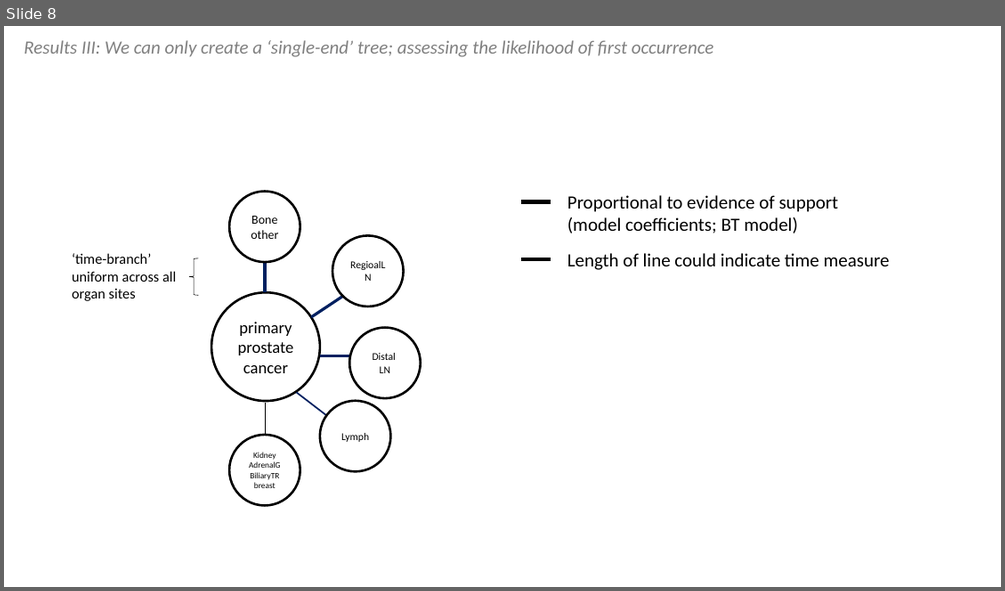
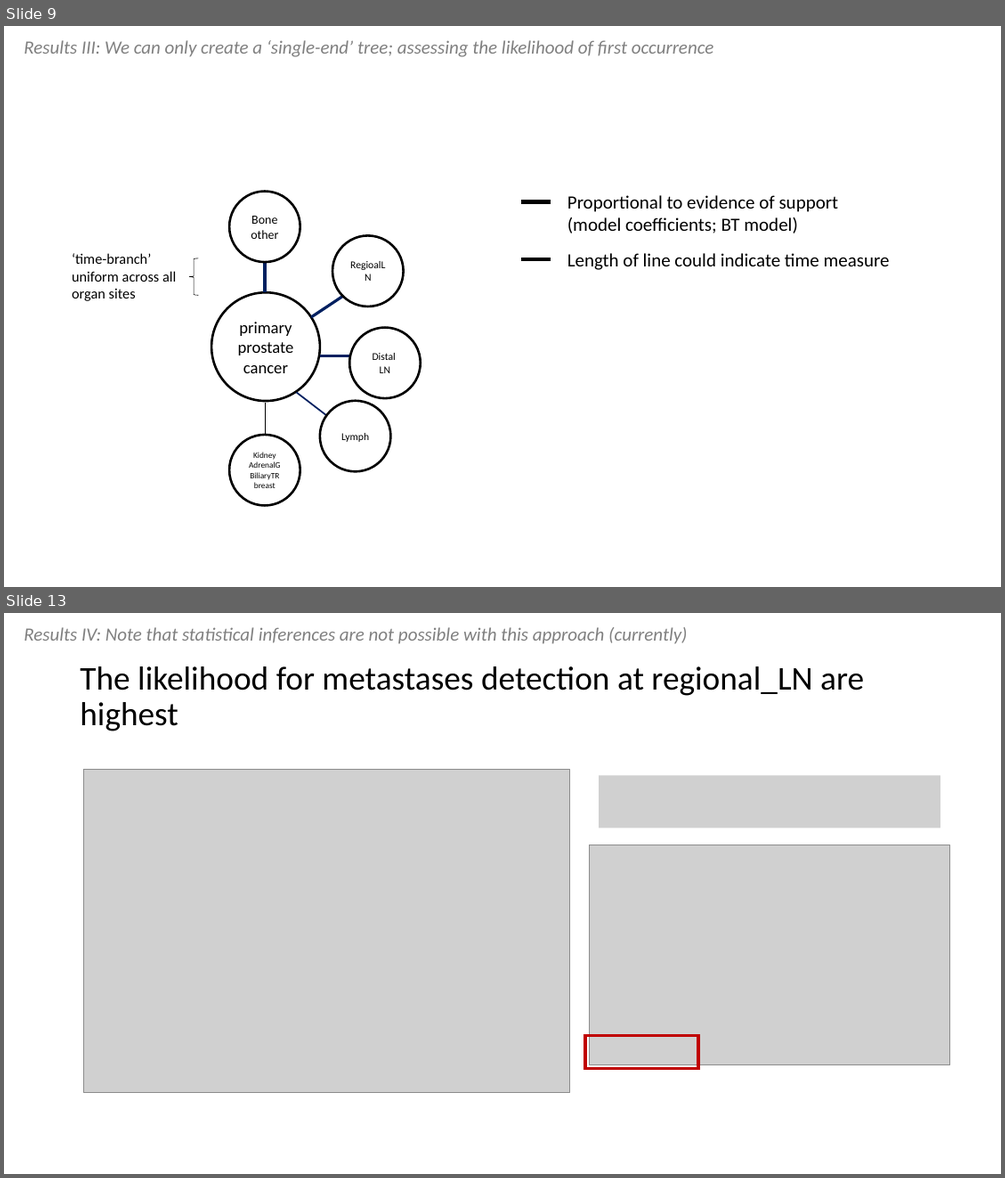
Before and after one commit to chris-kreitzer/Tropism-Timing, a slide deck: Tropism_Timing.pptx. Shown one above the other, each under a label of ours: slide 8 before the commit, slides 9 and 13 after it; the slides between them are not shown. The pictures are 1005x591 and 1005x1178 pixels, drawn with LibreOffice and Linux fonts; fonts in the diff are those of the drawing; grey boxes stand for pictures. Boxes give left, top, right and bottom in pixels: in the first picture for what was removed or moved away, otherwise in the second. Text is boxed around its words. In the diff, an @@ line names an element or a change of style, - is before the commit and + after.

```diff
--- a/Tropism_Timing.pptx
+++ b/Tropism_Timing.pptx
@@ slide 13 added at (4, 613, 1001, 1174), background #FFFFFF @@
@@ text added at (24, 627, 687, 644), 18 pt, text #808080, italic @@
+Results IV: Note that statistical inferences are not possible with this approach (currently)
@@ title added at (80, 666, 864, 731), 32 pt, text #000000 @@
+The likelihood for metastases detection at regional_LN are highest
@@ picture added at (84, 770, 570, 1092) @@
@@ picture added at (599, 775, 941, 827) @@
@@ picture added at (590, 844, 950, 1065) @@
@@ rectangle added at (586, 1036, 699, 1069), outline #C00000 3 pt @@
@@ what was slide 8 is now slide 9 @@
```
Also in this commit, not shown: 9 slides changed, 4 other slides added, 3 slides removed.
